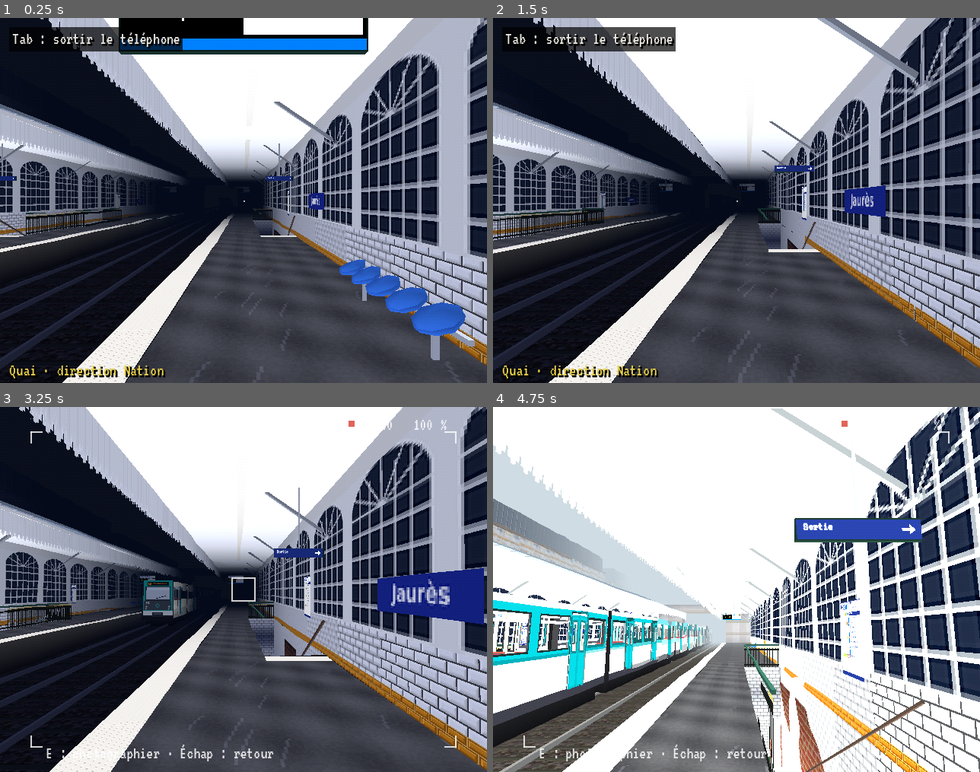
Above: before the commit, frames 1-4 (two rows, left to right).
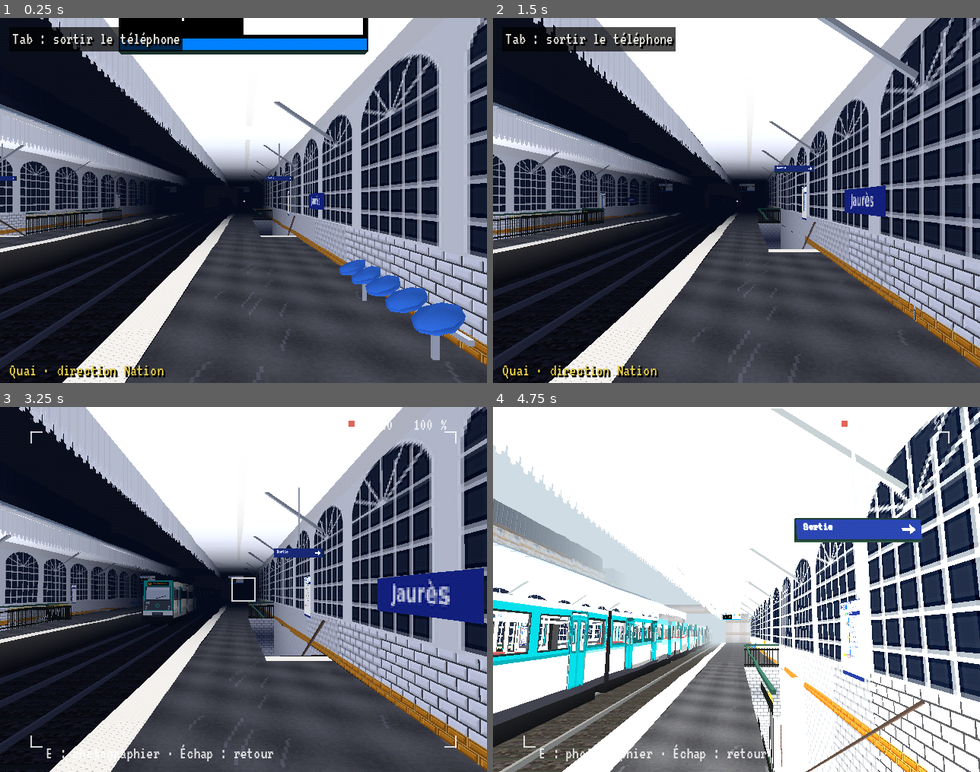
Above: after the commit, the same moments.

Repository: fluxcroises/ligne2
Game: Godot game, scene res://scenes/jaures.tscn
Same seed, same stepped clock (60 frames per second), same inputs: the game is played once before the commit and once after it. This scene is started directly instead of the project's main scene.
Inputs (mouse positions are in pixels of both pictures, inside the frame that each line leads up to):
- Up to frame 1 (0.25 s): no input
- Up to frame 2 (1.5 s): tap Enter (ui_accept) at 0.5, 0.77 s; move the mouse to (760, 200) at 0.52 s; hold Shift (run) 0.53-1.28 s; hold W (move_forward) from 0.53 s (still down); click (760, 200) at 0.67 s; move the mouse to (712, 200) at 1.27 s; tap E (interact) at 1.35 s
- Up to frame 3 (3.25 s): keep holding W (move_forward); tap Enter (ui_accept) at 1.52, 3.02 s; tap Shift (run) at 1.55, 2.3, 2.85 s; move the mouse to (253, 582) at 2.02 s; hold Tab (phone) 2.03-2.78 s; move the mouse to (219, 662) at 2.77 s; click (219, 662) at 2.92 s
- Up to frame 4 (4.75 s): keep holding W (move_forward); move the mouse to (775, 593) at 3.52 s; hold N (toggle_night) 3.53-4.28 s; tap Enter (ui_accept) at 3.77, 4.52 s; tap Shift (run) at 3.8, 4.35 s; move the mouse to (697, 585) at 4.27 s

The runs differ from the first frame. In frame 1, less than 0.1% of the frame differs, in the area x 0-58%, y 56-64%; in frame 2, less than 0.1%; in frame 3, 0.1%; in frame 4, 0.9%, in the area x 56-82%, y 71-100%.

Commit message:
Jaurès : la brique ne transperce plus le carrelage ; escaliers propres
- Façade de brique à l'épaisseur d'un mur (25 cm), tableau de porte
- Marches un peu plus étroites que la cage (elles perçaient le carrelage, dans
  toutes les stations) ; murs de cage à leur place
- Station aérienne : mur carrelé sous le haut de chaque escalier

Co-Authored-By: Claude Opus 5.5 <noreply@anthropic.com>
Claude-Session: https://claude.ai/code/session_01BjtQeYGbbRjsPmMBVcz5S5

Diff:
--- a/scripts/jaures.gd
+++ b/scripts/jaures.gd
@@ -156,15 +156,20 @@
 	var u := _underpass()
 	var brick := _mat("brique")
 	# le bâtiment de brique sous la station, d'une pile de pierre à l'autre
-	for z in [ZA - 0.02, ZB + 0.02]:
+	# la façade a l'épaisseur d'un mur : à 2 cm, elle transperçait le carrelage de l'intérieur
+	var t := 0.25
+	for z in [ZA - t, ZB + t]:
 		for run in ([[-HALF, ENTRY.x], [ENTRY.y, HALF]] if z < CZ else [[-HALF, HALF]]):
 			var length: float = run[1] - run[0]
 			plane(brick, length, 5.4, (run[0] + run[1]) / 2, 2.7, z, 0.0 if z < CZ else PI, length / 1.6, 5.4 / 1.6)
-	plane(brick, ENTRY.y - ENTRY.x, 5.4 - 2.6, (ENTRY.x + ENTRY.y) / 2, 4.0, ZA - 0.02, 0, 2, 2)   # au-dessus de la porte
+	plane(brick, ENTRY.y - ENTRY.x, 5.4 - 2.6, (ENTRY.x + ENTRY.y) / 2, 4.0, ZA - t, 0, 2, 2)   # au-dessus de la porte
+	for x in [ENTRY.x, ENTRY.y]:   # tableau de la porte, dans l'épaisseur du mur
+		plane(brick, t, 2.6, x, 1.3, ZA - t / 2, PI / 2, 0.2, 1.6)
+	box(brick, ENTRY.y - ENTRY.x, 0.05, t, (ENTRY.x + ENTRY.y) / 2, 2.6, ZA - t / 2, 2, 0.2)
 	# le bandeau Ⓜ ② ⑤ ⑦bis au-dessus de l'entrée, les portes vitrées ouvertes
 	var sigle := _mat("sigle_jaures")
 	sigle.set_shader_parameter("emission", Vector3(0.5, 0.5, 0.5))
-	plane(sigle, 4.4, 1.1, (ENTRY.x + ENTRY.y) / 2, 3.2, ZA - 0.06, PI)
+	plane(sigle, 4.4, 1.1, (ENTRY.x + ENTRY.y) / 2, 3.2, ZA - t - 0.06, PI)
 	for x in [ENTRY.x + 0.05, ENTRY.y - 0.05]:
 		box(M.inox, 0.1, 2.6, 0.12, x, 1.3, ZA)
 	# dedans : sol, murs carrelés, plafond percé par les escaliers, néons
--- a/scripts/station.gd
+++ b/scripts/station.gd
@@ -522,8 +522,9 @@
 		for i in n:
 			var top := PY - (i + 1) * step
 			var x := x0 + i * run + run / 2
-			box(M.marche, run, top - floor_y + 0.3, w, x, (top + floor_y - 0.3) / 2, zc, 1, 2)
-			box(M.inox, 0.05, 0.02, w, x - run / 2 + 0.025, top + 0.01, zc)
+			# un peu plus étroites que la cage : sinon, avec le tremblement, elles percent le carrelage
+			box(M.marche, run, top - floor_y + 0.3, w - 0.06, x, (top + floor_y - 0.3) / 2, zc, 1, 2)
+			box(M.inox, 0.05, 0.02, w - 0.06, x - run / 2 + 0.025, top + 0.01, zc)
 			if u.risers:
 				# une bande de la fresque par contremarche, pour qu'elle se lise depuis le bas
 				var g := PsxGeo.plane(w, step, 2, 1)
@@ -535,8 +536,11 @@
 		# murs de la trémie : carreaux
 		var depth := PY - floor_y
 		for z in [zw, zi]:
-			plane(M.carreau, x1 - x0, depth, (x0 + x1) / 2, (PY + floor_y) / 2, z - inward * 0.01 * signf(z - zc), 0, (x1 - x0) / TW, depth / TH)
+			plane(M.carreau, x1 - x0, depth, (x0 + x1) / 2, (PY + floor_y) / 2, z, 0, (x1 - x0) / TW, depth / TH)
 		plane(M.carreau, w, PY - spring, x1, (PY + spring) / 2, zc, PI / 2, w / TW, (PY - spring) / TH)   # bout de la dalle
+		if not u.get("passage", true):
+			# station aérienne : sous le haut de l'escalier, un mur carrelé jusqu'au sol de la rue
+			plane(M.carreau, w, depth, x0 - 0.02, (PY + floor_y) / 2, zc, PI / 2, w / TW, depth / TH)
 		# main courante le long du mur
 		var rail_len := Vector2(x1 - x0, depth).length()
 		add(PsxGeo.box(rail_len, 0.04, 0.04), M.candPost, Vector3((x0 + x1) / 2, (PY + floor_y) / 2 + 0.9, zw + inward * 0.06),
